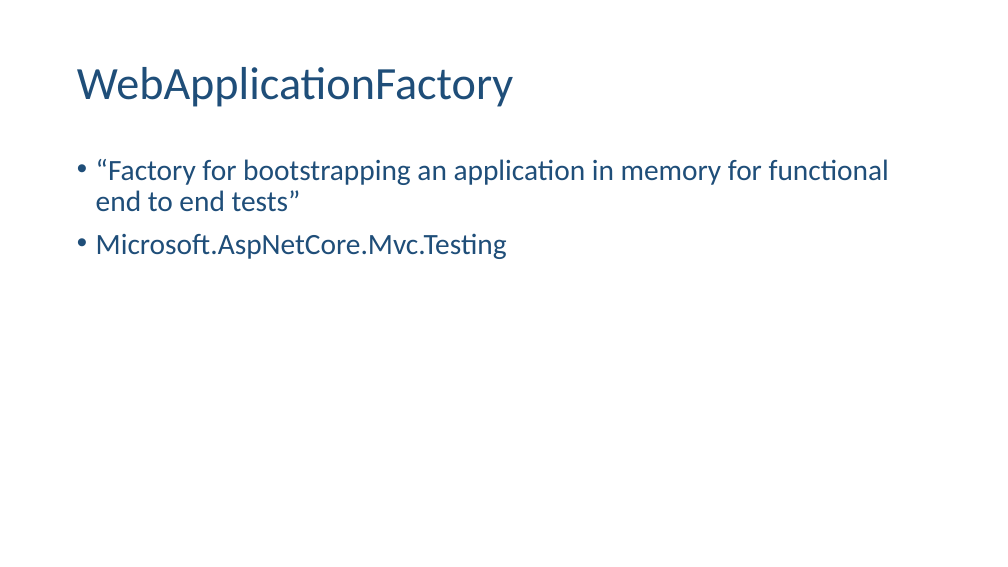
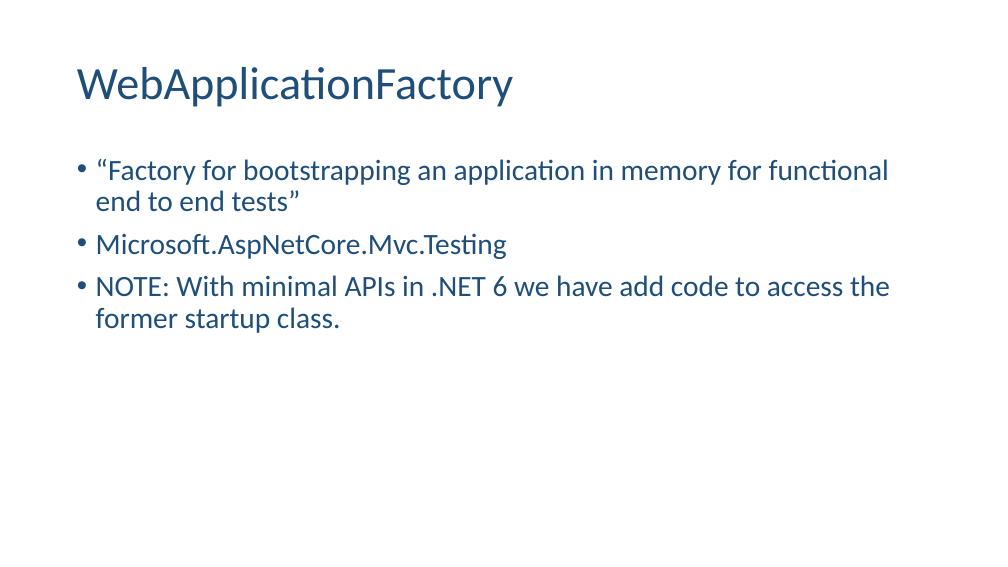
Before and after one commit to ehennis/Blog, a slide deck: slide 14 of WebApplicationFactory/NebraskaCode.pptx. Drawn at 1008x567 pixels with LibreOffice and Linux fonts; fonts in the diff are those of the drawing. Boxes give left, top, right and bottom in pixels: in the first picture for what was removed or moved away, otherwise in the second. Text is boxed around its words. In the diff, an @@ line names an element or a change of style, - is before the commit and + after.

```diff
--- a/WebApplicationFactory/NebraskaCode.pptx
+++ b/WebApplicationFactory/NebraskaCode.pptx
@@ text at (x1=96, y1=275, x2=890, y2=333): paragraph added @@
+• NOTE: With minimal APIs in .NET 6 we have add code to access the former startup class.
```
Also in this commit, not shown: 6 other slides changed, 3 other files.
